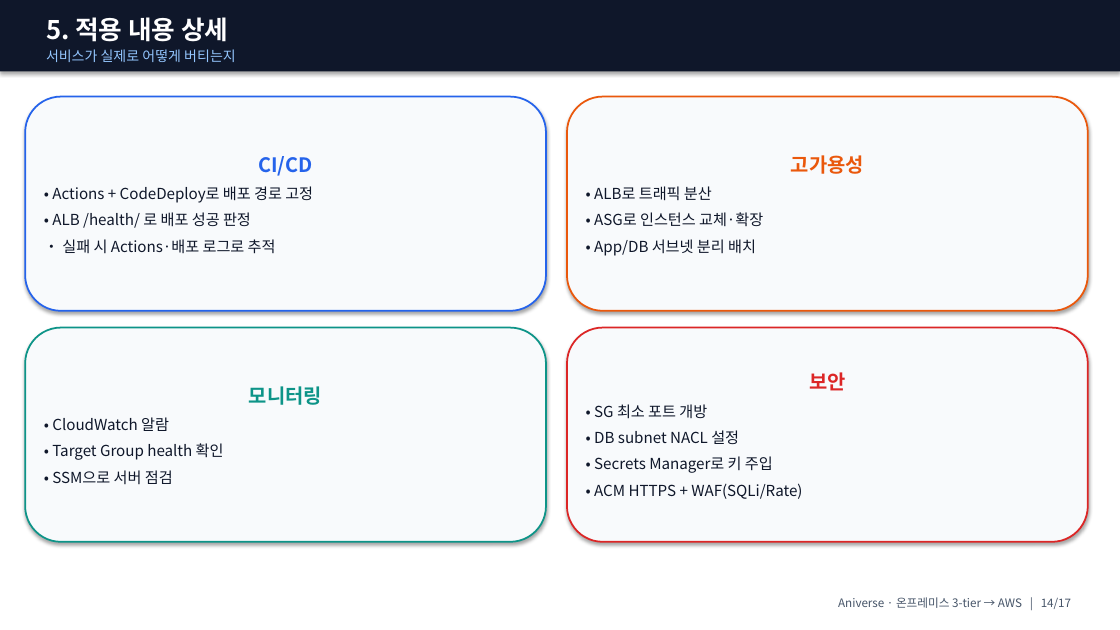
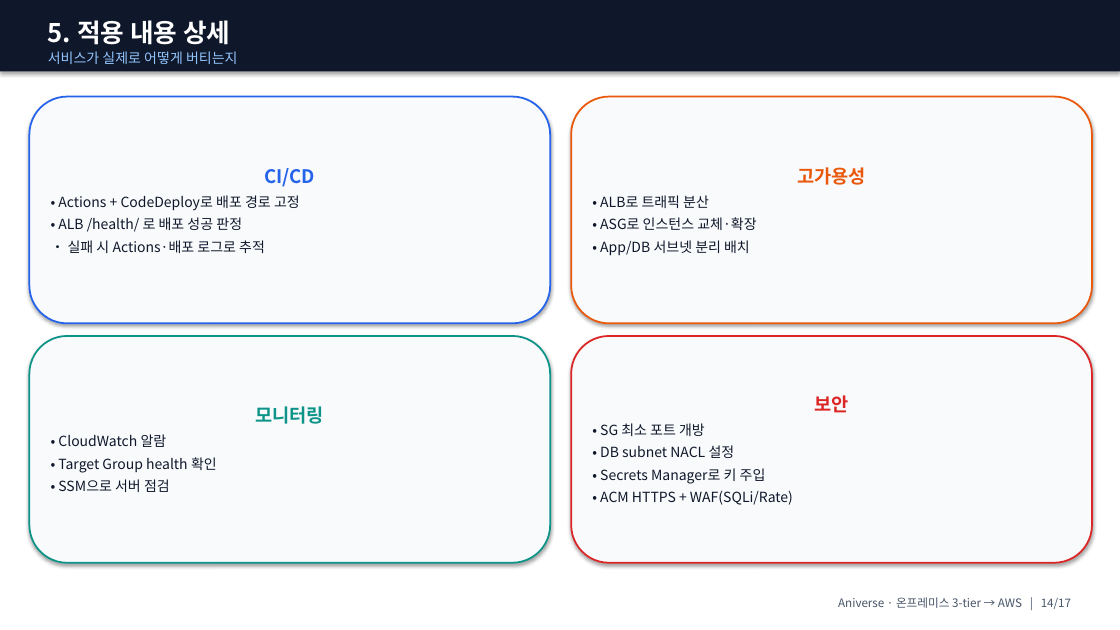
Before and after one commit to ho0215/anime-project-infra, a slide deck: slide 14 of docs/presentation/ppt/Aniverse_발표_강사용.pptx. Drawn at 1120x630 pixels with LibreOffice and Linux fonts; fonts in the diff are those of the drawing. Boxes give left, top, right and bottom in pixels: in the first picture for what was removed or moved away, otherwise in the second. Text is boxed around its words. In the diff, an @@ line names an element or a change of style, - is before the commit and + after.

```diff
--- a/docs/presentation/ppt/Aniverse_발표_강사용.pptx
+++ b/docs/presentation/ppt/Aniverse_발표_강사용.pptx
@@ rounded rectangle "CI/CD": place and size @@
-rounded rectangle "CI/CD" at [25,97,546,311]
+rounded rectangle "CI/CD" at [29,97,550,323]
@@ rounded rectangle "CI/CD" at [29,97,550,323]: size 17 to 16 pt in "CI/CD"; size 13 to 12 pt; less space between paragraphs @@
@@ rounded rectangle "고가용성": place and size @@
-rounded rectangle "고가용성" at [567,97,1088,311]
+rounded rectangle "고가용성" at [571,97,1092,323]
@@ rounded rectangle "고가용성" at [571,97,1092,323]: size 17 to 16 pt in "고가용성"; size 13 to 12 pt; less space between paragraphs @@
@@ rounded rectangle "모니터링": place and size @@
-rounded rectangle "모니터링" at [25,328,546,542]
+rounded rectangle "모니터링" at [29,336,550,563]
@@ rounded rectangle "모니터링" at [29,336,550,563]: size 17 to 16 pt in "모니터링"; size 13 to 12 pt; less space between paragraphs @@
@@ rounded rectangle "보안": place and size @@
-rounded rectangle "보안" at [567,328,1088,542]
+rounded rectangle "보안" at [571,336,1092,563]
@@ rounded rectangle "보안" at [571,336,1092,563]: size 17 to 16 pt in "보안"; size 13 to 12 pt; less space between paragraphs @@
```
Also in this commit, not shown: 11 other slides changed, 2 other files.
